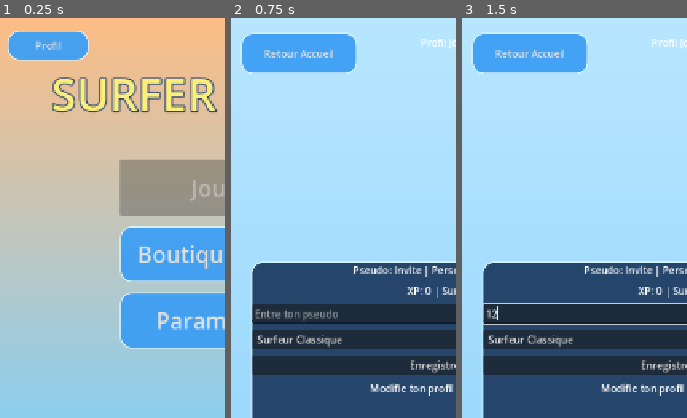
Above: before the commit, frames 1-3 (left to right).
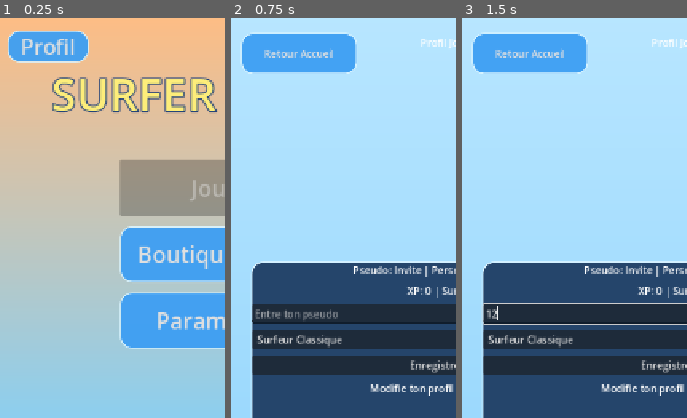
Above: after the commit, the same moments.

Repository: ClemL06/SurfGame
Game: Godot game, scene res://scenes/ui/MainMenu.tscn
Same seed, same stepped clock (60 frames per second), same inputs: the game is played once before the commit and once after it.
Inputs (mouse positions are % of the whole screen's width and height, from its top left):
- Up to frame 1 (0.25 s): no input
- Up to frame 2 (0.75 s): click (56, 61) at 0.5 s
- Up to frame 3 (1.5 s): click (50, 37) at 1.27 s; type "12" at 1.35 s
The pictures show only the part of the screen within x 1-51%, y 0-50%; the shares and areas given below are measured in that part.

The runs differ from the first frame. In frame 1, 0.8% of the frame differs, in the area x 3-40%, y 5-12%; in frame 2, nothing differs; in frame 3, nothing differs.

Commit message:
bouton profil

Diff:
--- a/nouveau-projet-de-jeu/scenes/ui/MainMenu.tscn
+++ b/nouveau-projet-de-jeu/scenes/ui/MainMenu.tscn
@@ -162,6 +162,7 @@
 theme_override_styles/normal = SubResource("StyleBoxFlat_profile_tab")
 theme_override_styles/hover = SubResource("StyleBoxFlat_profile_tab_hover")
 theme_override_styles/pressed = SubResource("StyleBoxFlat_profile_tab_hover")
+theme_override_font_sizes/font_size = 34
 text = "Profil"
 
 [node name="ProfilePanel" type="PanelContainer" parent="."]
